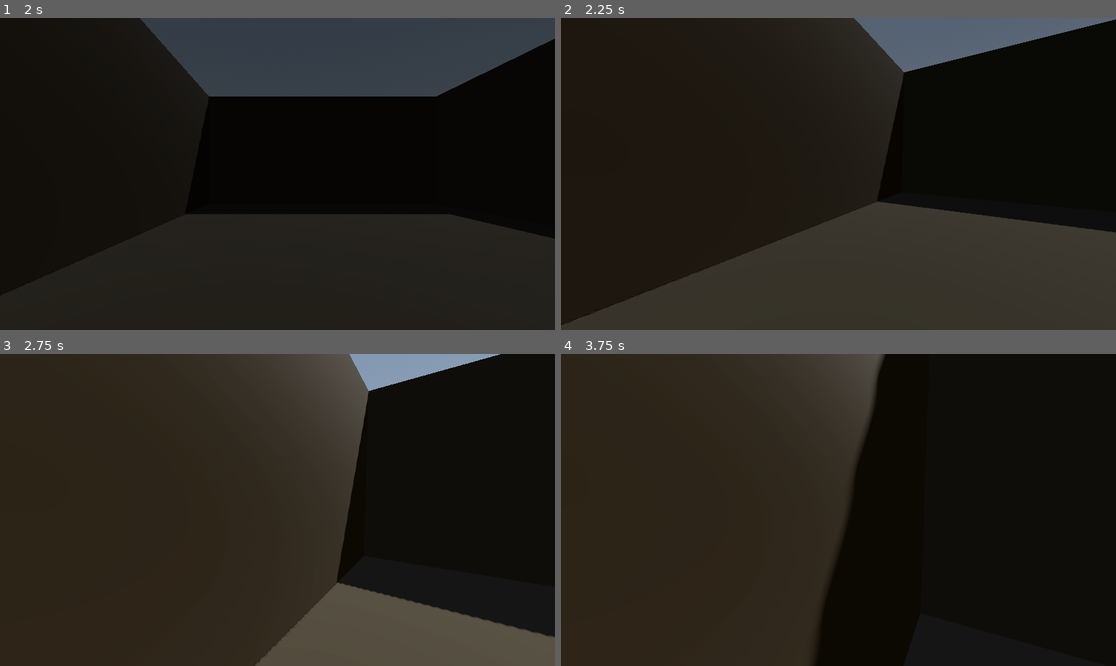
Above: before the commit, frames 1-4 (two rows, left to right).
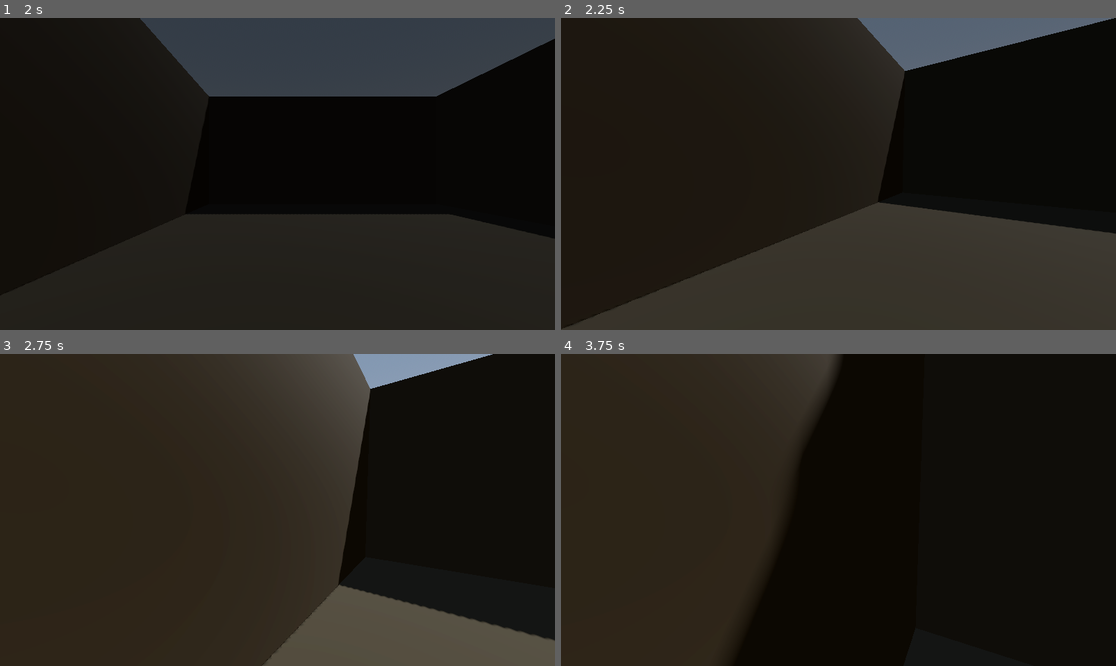
Above: after the commit, the same moments.

Repository: alperenozdnc/alnestan
Game: Godot game, scene res://scenes/main.tscn
Two runs of this game, one before a commit and one after it. Both use one fixed random seed, a clock stepped at 60 frames per second and the inputs below.
Inputs (mouse positions are in pixels of both pictures, inside the frame that each line leads up to):
- Up to frame 1 (2 s): click "devam et" at 0.5 s; tap Enter (ui_accept) at 1.25, 1.52 s; move the mouse to (399, 158) at 1.27 s; hold D (move_right) from 1.28 s (still down); tap Shift (sprint, bound only after the commit) at 1.35 s; click (399, 158) at 1.42 s
- Up to frame 2 (2.25 s): move the mouse to (810, 174) at 2.02 s; release D (move_right) at 2.03 s; hold W (move_forward) from 2.03 s (still down); tap Shift (sprint, bound only after the commit) at 2.1 s
- Up to frame 3 (2.75 s): keep holding W (move_forward); tap Enter (ui_accept) at 2.27 s
- Up to frame 4 (3.75 s): keep holding W (move_forward); move the mouse to (849, 503) at 2.77 s; tap Shift (sprint, bound only after the commit) at 2.85, 3.6 s; move the mouse to (832, 516) at 3.52 s; click (832, 516) at 3.67 s

Frame 1 is identical in both runs. In frame 2, 0.7% of the frame differs, in the area x 0-100%, y 0-100%; in frame 3, 1.0%; in frame 4, 11%, in the area x 30-59%, y 0-100%.

Commit message:
chore(game): enable sprinting and map shift

Diff:
--- a/source/project.godot
+++ b/source/project.godot
@@ -41,3 +41,8 @@
 "events": [Object(InputEventKey,"resource_local_to_scene":false,"resource_name":"","device":-1,"window_id":0,"alt_press …(192 unchanged characters)…
 ]
 }
+sprint={
+"deadzone": 0.2,
+"events": [Object(InputEventKey,"resource_local_to_scene":false,"resource_name":"","device":-1,"window_id":0,"alt_pressed":false,"shift_pressed":false,"ctrl_pressed":false,"meta_pressed":false,"pressed":false,"keycode":0,"physical_keycode":4194325,"key_label":0,"unicode":0,"location":1,"echo":false,"script":null)
+]
+}
--- a/source/scripts/player.gd
+++ b/source/scripts/player.gd
@@ -1,14 +1,14 @@
 extends CharacterBody3D
 
-var can_move : bool = true
-var has_gravity : bool = true
-var can_jump : bool = true
-var can_sprint : bool = false
+var can_move : bool = true;
+var has_gravity : bool = true;
+var can_jump : bool = true;
+var can_sprint : bool = true;
 
-var look_speed : float = 0.002
-var base_speed : float = 5.85
-var jump_velocity : float = 3.5
-var sprint_speed : float = 10.0
+var look_speed : float = 0.002;
+var base_speed : float = 5.85;
+var jump_velocity : float = 3.5;
+var sprint_speed : float = 8;
 
 var keys = {
 	"left": "move_left",
@@ -62,7 +62,8 @@
 			keys["left"],
 			keys["right"],
 			keys["forward"],
-			keys["back"])
+			keys["back"],
+		);
 
 		var move_dir := (transform.basis * Vector3(input_dir.x, 0, input_dir.y)).normalized();
 
